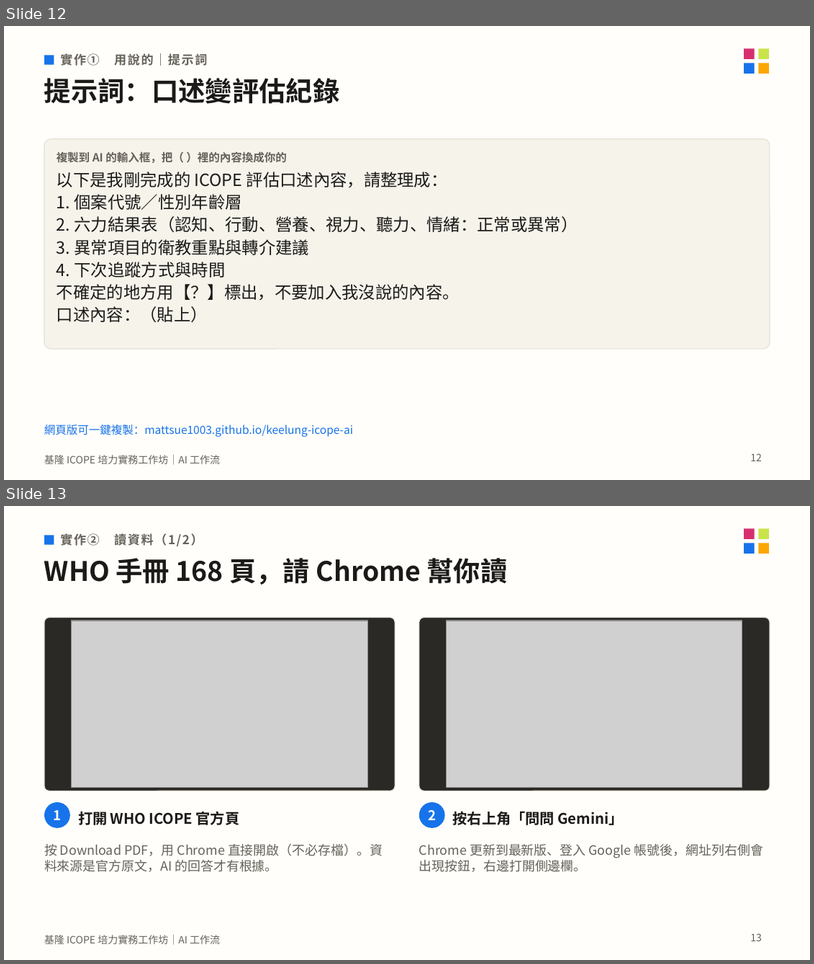
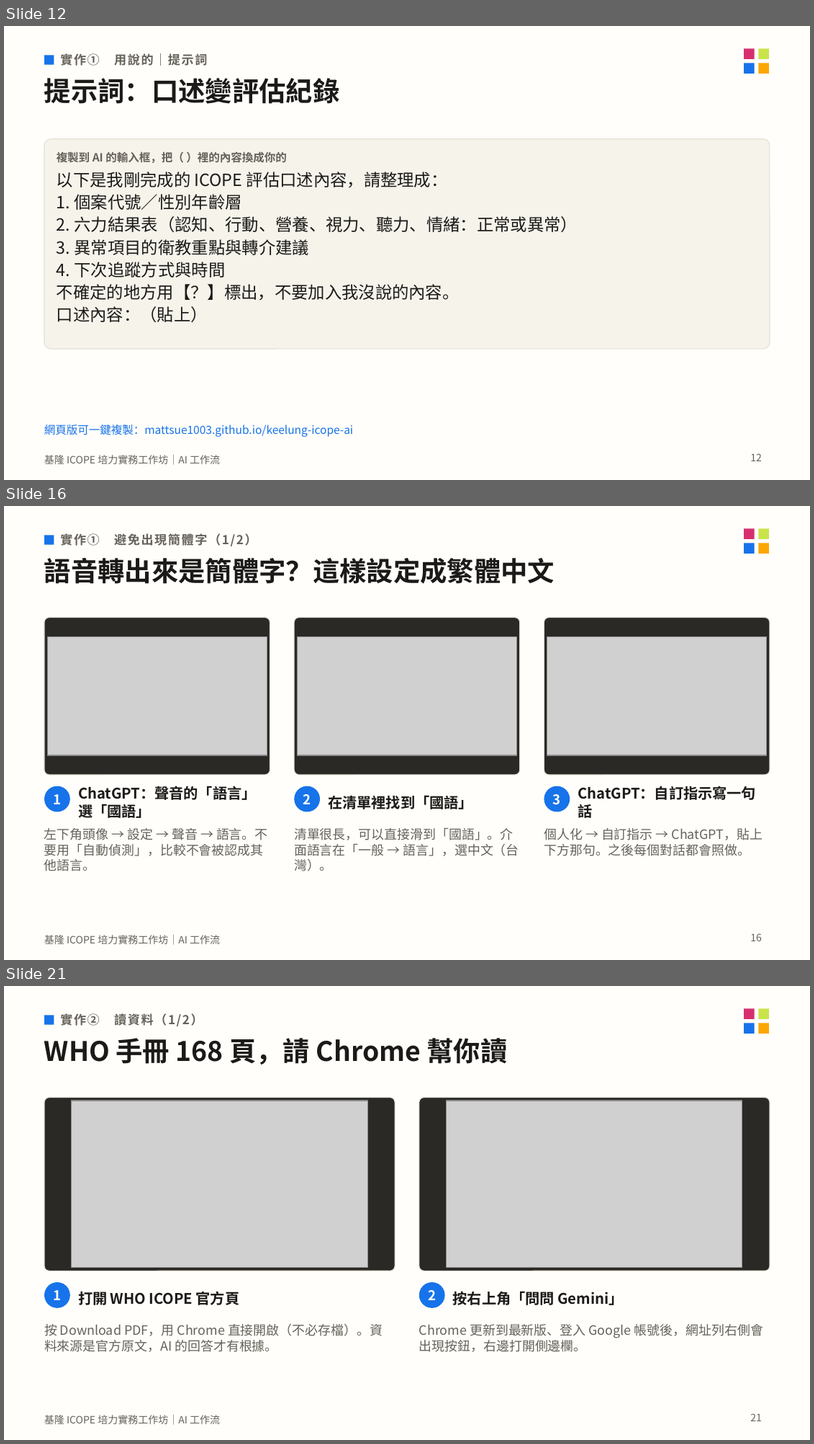
Before and after one commit to mattsue1003/keelung-icope-ai, a slide deck: 基隆ICOPE_AI工作坊_講義.pptx. Shown one above the other, each under a label of ours: slides 12 and 13 before the commit, slides 12, 16 and 21 after it; the slides between them are not shown. The pictures are 814x964 and 814x1444 pixels, drawn with LibreOffice and Linux fonts; fonts in the diff are those of the drawing; grey boxes stand for pictures. Boxes give left, top, right and bottom in pixels: in the first picture for what was removed or moved away, otherwise in the second. Text is boxed around its words. In the diff, an @@ line names an element or a change of style, - is before the commit and + after.

```diff
--- a/基隆ICOPE_AI工作坊_講義.pptx
+++ b/基隆ICOPE_AI工作坊_講義.pptx
@@ slide 16 added at <box>4,506,810,960</box>, background #FFFEFA; not listed: 5 template elements that a slide beside it also shows @@
@@ rectangle added at <box>44,535,54,545</box>, fill #1773EA @@
@@ text added at <box>60,533,257,546</box>, 11 pt, text #66625B, bold @@
+實作① 避免出現簡體字（1/2）
@@ text added at <box>44,558,555,584</box>, 24 pt, text #1B1A18, bold @@
+語音轉出來是簡體字？這樣設定成繁體中文
@@ rounded rectangle added at <box>44,618,270,775</box>, fill #2A2925, outline #E4E0D6 0.75 pt @@
@@ rounded rectangle added at <box>294,618,520,775</box>, fill #2A2925, outline #E4E0D6 0.75 pt @@
@@ rounded rectangle added at <box>544,618,770,775</box>, fill #2A2925, outline #E4E0D6 0.75 pt @@
@@ picture added at <box>47,636,267,755</box> @@
@@ picture added at <box>298,636,517,755</box> @@
@@ picture added at <box>548,636,767,755</box> @@
@@ ellipse added at <box>44,786,70,811</box>, fill #1773EA @@
@@ text added at <box>78,785,257,818</box>, 13 pt, text #1B1A18, bold @@
+ChatGPT：聲音的「語言」選「國語」
@@ ellipse added at <box>294,786,320,811</box>, fill #1773EA @@
@@ ellipse added at <box>544,786,570,811</box>, fill #1773EA @@
@@ text added at <box>578,785,756,818</box>, 13 pt, text #1B1A18, bold @@
+ChatGPT：自訂指示寫一句話
@@ text added at <box>53,794,61,804</box>, 12 pt, text #FFFFFF, bold @@
+1
@@ text added at <box>304,794,311,804</box>, 12 pt, text #FFFFFF, bold @@
+2
@@ text added at <box>328,795,473,809</box>, 13 pt, text #1B1A18, bold @@
+在清單裡找到「國語」
@@ text added at <box>553,794,561,805</box>, 12 pt, text #FFFFFF, bold @@
+3
@@ text added at <box>44,828,268,871</box>, 11.5 pt, text #66625B @@
+左下角頭像 → 設定 → 聲音 → 語言。不要用「自動偵測」，比較不會被認成其他語言。
@@ text added at <box>294,828,520,871</box>, 11.5 pt, text #66625B @@
+清單很長，可以直接滑到「國語」。介面語言在「一般 → 語言」，選中文（台灣）。
@@ text added at <box>544,828,764,856</box>, 11.5 pt, text #66625B @@
+個人化 → 自訂指示 → ChatGPT，貼上下方那句。之後每個對話都會照做。
@@ page number added at <box>751,933,762,941</box>, 9 pt, text #66625B @@
+16
@@ what was slide 13 is now slide 21 @@
@@ page number at <box>751,1413,762,1421</box>: text changed @@
-13
+21
```
Also in this commit, not shown: 2 slides changed, 7 other slides added, 19 other files.
